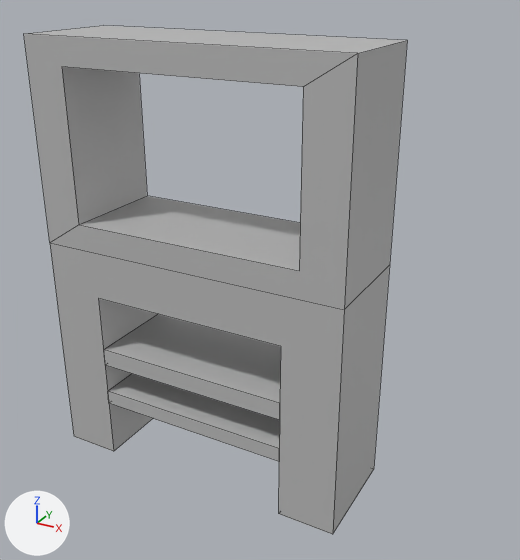
What one commit did to the FBX model Assets/Models/Static Mesh/STM_KitchenShelf.fbx.
One viewpoint serves both versions: a 50 mm lens placed at (1.94, -3.01, 0.86), pointed at (0.16, 0.23, -0.75). Every picture has the same lights, and +X, +Y and +Z are marked at lower left. Mesh edges are drawn as thin lines. Where no turn or scale is listed for an object, it has been applied to the vertices.
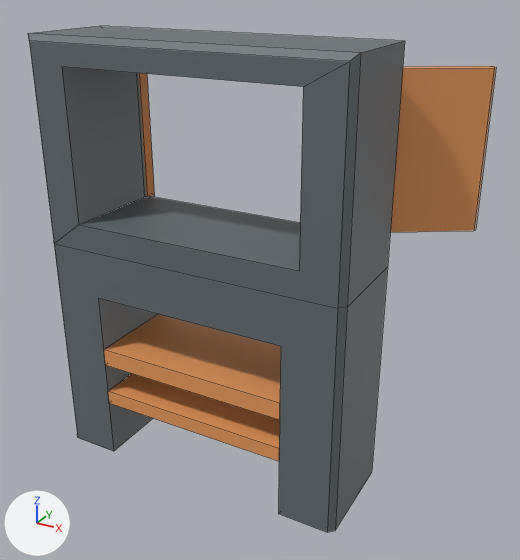
Where the newer file only moved an object's origin or applied its transform, the numbers keep the older frame.

The change, as a list of edits to the scene's bpy script:
```text
Add mat_envgray_5:
    mat_envgray_5 = principled_material('EnvGray_5')
    mat_envgray_5.base_color = (0.132, 0.157, 0.172)  # grey #666e73
Add mat_envgold_3:
    mat_envgold_3 = principled_material('EnvGold_3')
    mat_envgold_3.base_color = (0.826, 0.332, 0.112)  # orange #ea9c5e
Change me_mesh:
    used by ob_polysurface16; location = (0.0, 0.0, -1.326)
    remove me_mesh.from_pydata(...)  # 52 vertices, 40 faces; spans x -0.88..0.88, y -0.3..0.3, z -0.51..1.87
    add me_mesh.from_pydata(...)  # 88 vertices, 66 faces; spans x -1.21..1.21, y -0.3..0.68, z -0.51..1.87
    me_mesh part 1
    7 faces are deleted
    4 vertices in x -0.88, y -0.3..0.3, z -0.51..0.78 move by (0.04, 0.0, 0.0)
    4 vertices in x 0.88, y -0.3..0.3, z -0.51..0.78 move by (-0.04, 0.0, 0.0)
    4 vertices move from x -0.88..0.88, y -0.3..0.3, z 1.87 to x -0.84..0.84, y -0.3..0.3, z 1.84
    18 vertices are added at x -1.21..1.21, y -0.27..0.68, z -0.51..1.87
    12 new vertices lie (0.0, 0.0, 0.82) away from vertices in x -1.21..1.21, y 0.28..0.68, z 0.92
    6 new vertices lie (0.0, 0.54, 0.0) away from vertices in x -0.88..0.88, y -0.27, z -0.51..1.87
    16 new faces join them, mat_envgold_3 (orange #ea9c5e)
    17 new faces join them, mat_envgray_5 (grey #666e73)
    me_mesh part 2: 8 faces spanning x -0.56..0.56, y -0.3..0.3, z -0.17..0.19 switch from mat_lambert1 (grey #bcbcbc) to mat_envgold_3 (orange #ea9c5e)
    me_mesh part 3: 25 faces spanning x -0.84..0.84, y -0.3..0.3, z -0.51..1.84 switch from mat_lambert1 (grey #bcbcbc) to mat_envgray_5 (grey #666e73)
```

Where the change shows, as pixel boxes (x1, y1, x2, y2) in the pictures (520 x 560 px):
'polySurface16', reshaped (22% wider)
    before: (24, 26, 407, 534)
    after: (29, 26, 496, 532)
part 1 of me_mesh, built on
    before: (24, 26, 407, 534)
    after: (29, 26, 496, 532)
part 2 of me_mesh, recoloured (grey to orange)
    both: (104, 314, 281, 461)
part 3 of me_mesh, recoloured
    both: (62, 67, 300, 451)
